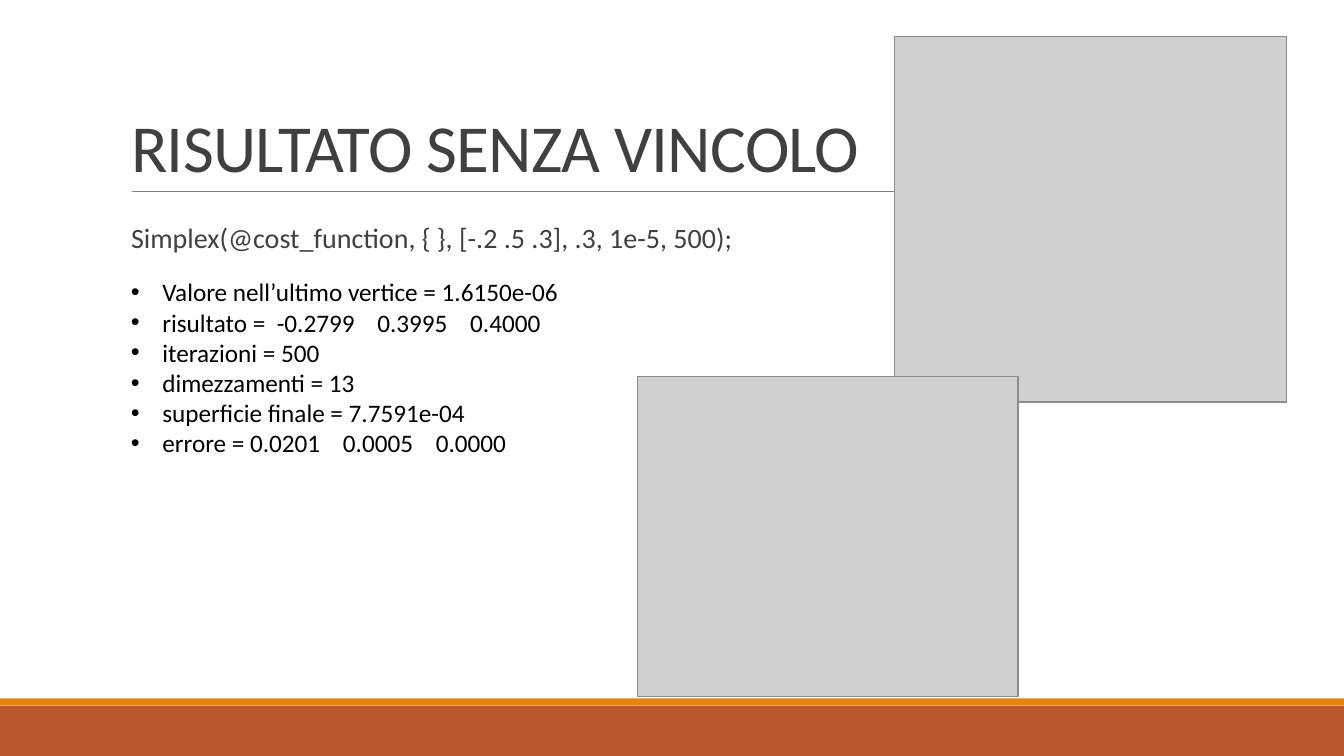
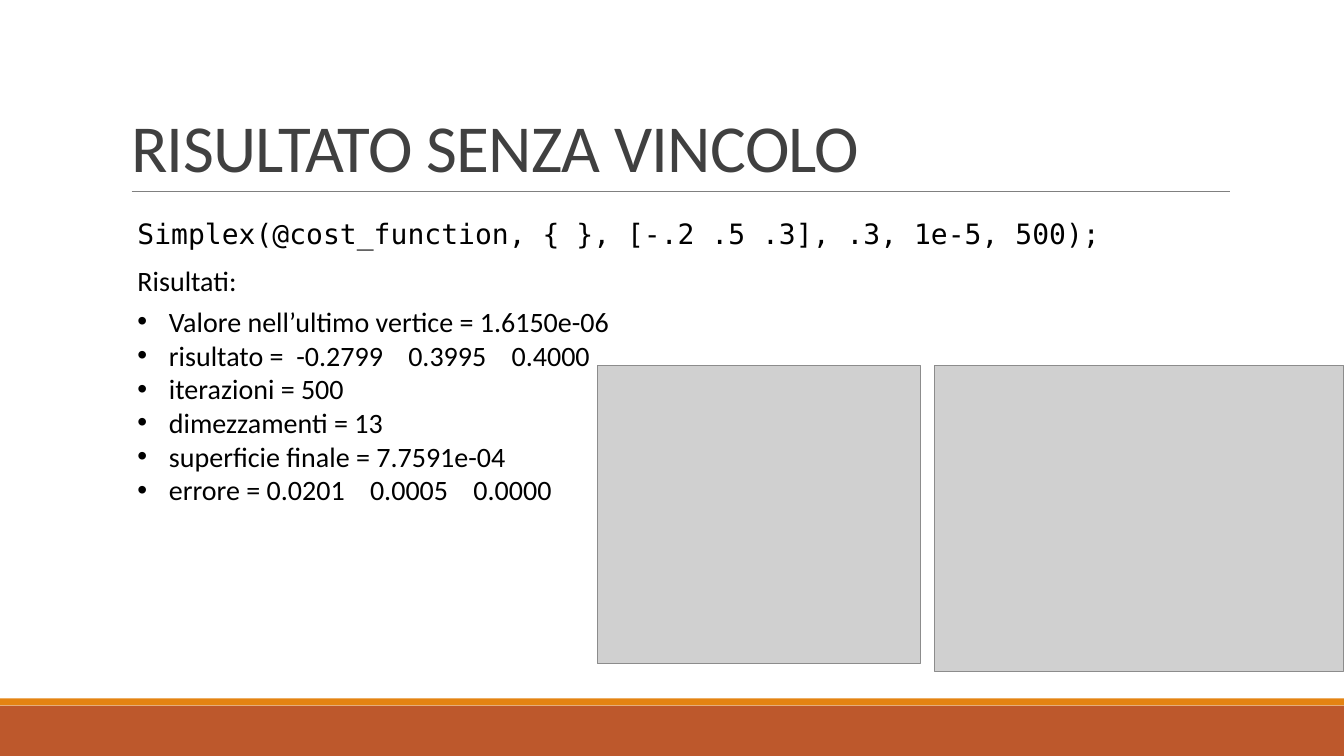
Before and after one commit to baldimario/Simplex, a slide deck: slide 13 of IDENTICAZIONE SISTEMA DI CARICHE PUNTIFORMI DA MISURE DI.pptx. Drawn at 1344x756 pixels with LibreOffice and Linux fonts; fonts in the diff are those of the drawing; grey boxes stand for pictures. Boxes give left, top, right and bottom in pixels: in the first picture for what was removed or moved away, otherwise in the second. Text is boxed around its words. In the diff, an @@ line names an element or a change of style, - is before the commit and + after.

```diff
--- a/IDENTICAZIONE SISTEMA DI CARICHE PUNTIFORMI DA MISURE DI.pptx
+++ b/IDENTICAZIONE SISTEMA DI CARICHE PUNTIFORMI DA MISURE DI.pptx
@@ picture removed at (895,36,1288,402) @@
@@ text "Simplex(@cost_function, { }, [-.2 .5 ..." at (137,222,1099,250): font Calibri to DejaVu Sans Mono, text colour #404040 to #000000; bullet   to none; line spacing 0.9 to 1; less space between paragraphs @@
@@ text "Valore nell’ultimo vertice = 1.6150e-06": place and size @@
-text "Valore nell’ultimo vertice = 1.6150e-06" at (162,283,558,452)
+text "Valore nell’ultimo vertice = 1.6150e-06" at (169,312,609,501)
@@ text "Valore nell’ultimo vertice = 1.6150e-06" at (169,312,609,501): size 18 to 20 pt @@
@@ text added at (137,271,236,292), 20 pt, text #000000 @@
+Risultati:
@@ picture: place and size @@
-picture at (637,376,1018,697)
+picture at (598,366,921,664)
@@ picture added at (935,366,1344,671) @@
```
Also in this commit, not shown: 3 other slides changed.
